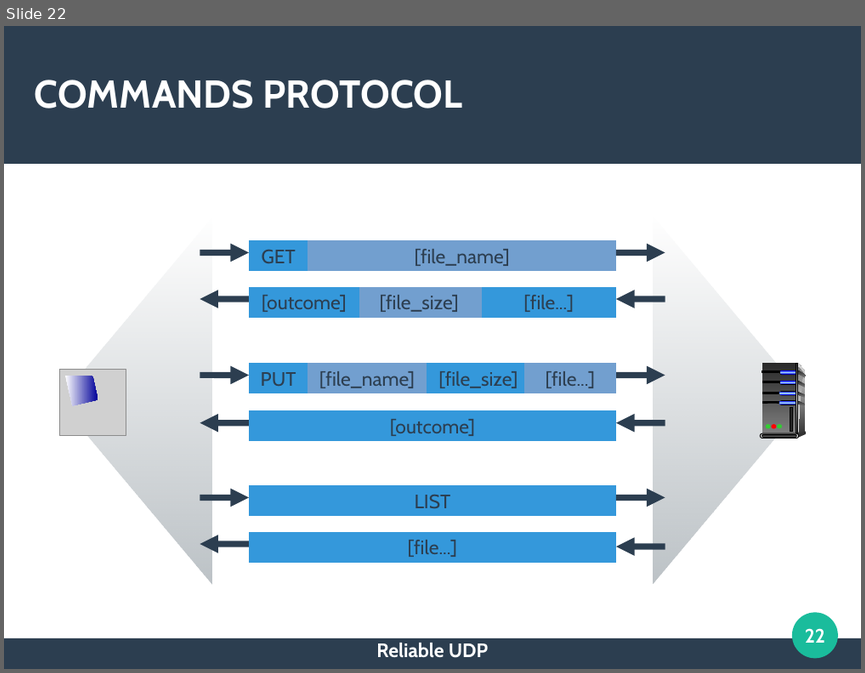
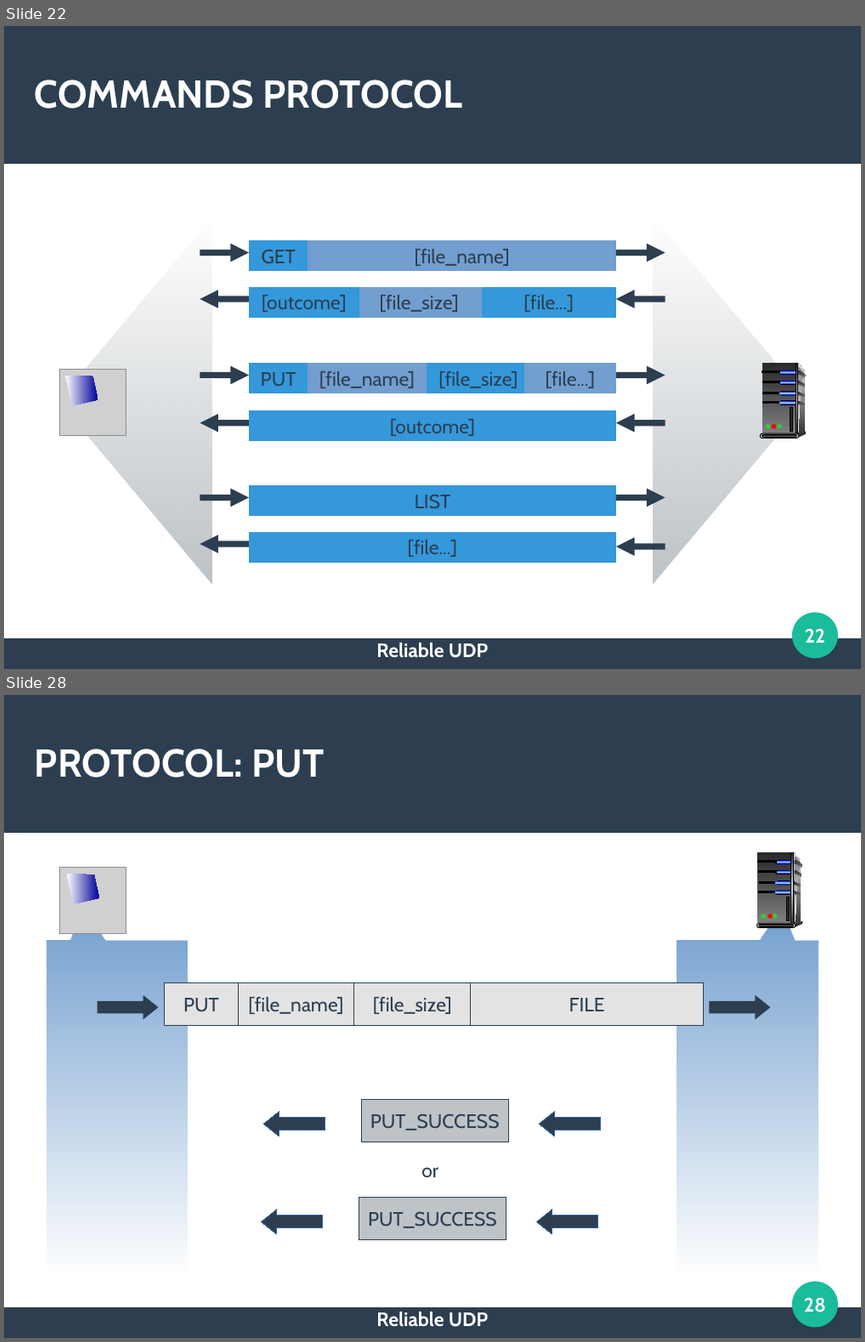
Before and after one commit to RedRum2/reliable-udp, a slide deck: doc/Presentation.odp. Shown one above the other, each under a label of ours: slide 22 before the commit, slides 22 and 28 after it; the slides between them are not shown. The pictures are 865x673 and 865x1342 pixels, drawn with LibreOffice and Linux fonts; fonts in the diff are those of the drawing; grey boxes stand for pictures. Boxes give left, top, right and bottom in pixels: in the first picture for what was removed or moved away, otherwise in the second. Text is boxed around its words. In the diff, an @@ line names an element or a change of style, - is before the commit and + after.

```diff
--- a/doc/Presentation.odp
+++ b/doc/Presentation.odp
@@ slide 28 added at [4, 695, 861, 1338], background #FFFFFF; not listed: 3 template elements that a slide beside it also shows @@
@@ title added at [35, 749, 324, 777], 36 pt, text #FFFFFF, bold @@
+PROTOCOL: PUT
@@ picture added at [59, 867, 126, 934] @@
@@ freeform shape added at [66, 873, 99, 904], fill gradient #FFFFFF to #000099 @@
@@ group added at [757, 852, 802, 927]: 10 rounded rectangles, 7 freeform shapes, 7 rectangles, 4 ellipses @@
@@ speech box added at [46, 940, 188, 1276], fill gradient #729FCF @@
@@ speech box added at [677, 940, 818, 1276], fill gradient #729FCF @@
@@ left arrow added at [98, 995, 159, 1019], fill #2C3E50 @@
@@ rectangle added at [164, 982, 237, 1026], fill #E3E3E3, outline #2C3E50 0 pt, 18 pt, text #2C3E50 @@
+PUT
@@ rectangle added at [238, 982, 355, 1026], fill #E3E3E3, outline #2C3E50 0 pt, 18 pt, text #2C3E50 @@
+[file_name]
@@ rectangle added at [355, 982, 472, 1026], fill #E3E3E3, outline #2C3E50 0 pt, 18 pt, text #2C3E50 @@
+[file_size]
@@ rectangle added at [471, 982, 703, 1026], fill #E3E3E3, outline #2C3E50 0 pt, 18 pt, text #2C3E50 @@
+FILE
@@ left arrow added at [710, 995, 771, 1019], fill #2C3E50 @@
@@ rectangle added at [362, 1100, 509, 1142], fill #BDC3C7, outline #2C3E50 0 pt, 18 pt, text #2C3E50 @@
+PUT_SUCCESS
@@ left arrow added at [264, 1111, 325, 1135], fill #2C3E50, outline #3465A4 0 pt @@
@@ left arrow added at [539, 1111, 601, 1135], fill #2C3E50, outline #3465A4 0 pt @@
@@ text added at [421, 1167, 438, 1177], 18 pt, text #2C3E50 @@
+or
@@ rectangle added at [359, 1197, 506, 1240], fill #BDC3C7, outline #2C3E50 0 pt, 18 pt, text #2C3E50 @@
+PUT_SUCCESS
@@ left arrow added at [262, 1209, 323, 1233], fill #2C3E50, outline #3465A4 0 pt @@
@@ left arrow added at [537, 1209, 598, 1233], fill #2C3E50, outline #3465A4 0 pt @@
@@ page number added at [804, 1297, 826, 1312], 18 pt, text #FFFFFF, bold @@
+28
@@ text added at [376, 1311, 488, 1327], 18 pt, text #FFFFFF, bold @@
+Reliable UDP
```
Also in this commit, not shown: 10 slides changed, 40 other slides added, 1 slide removed, 26 other files.
